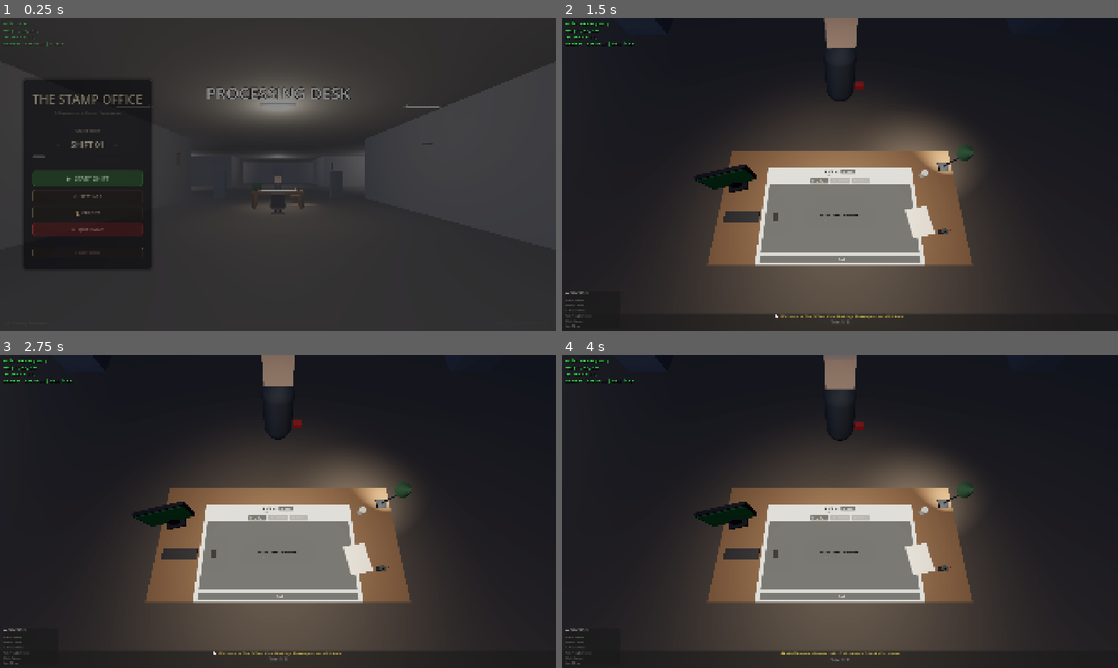
Above: before the commit, frames 1-4 (two rows, left to right).
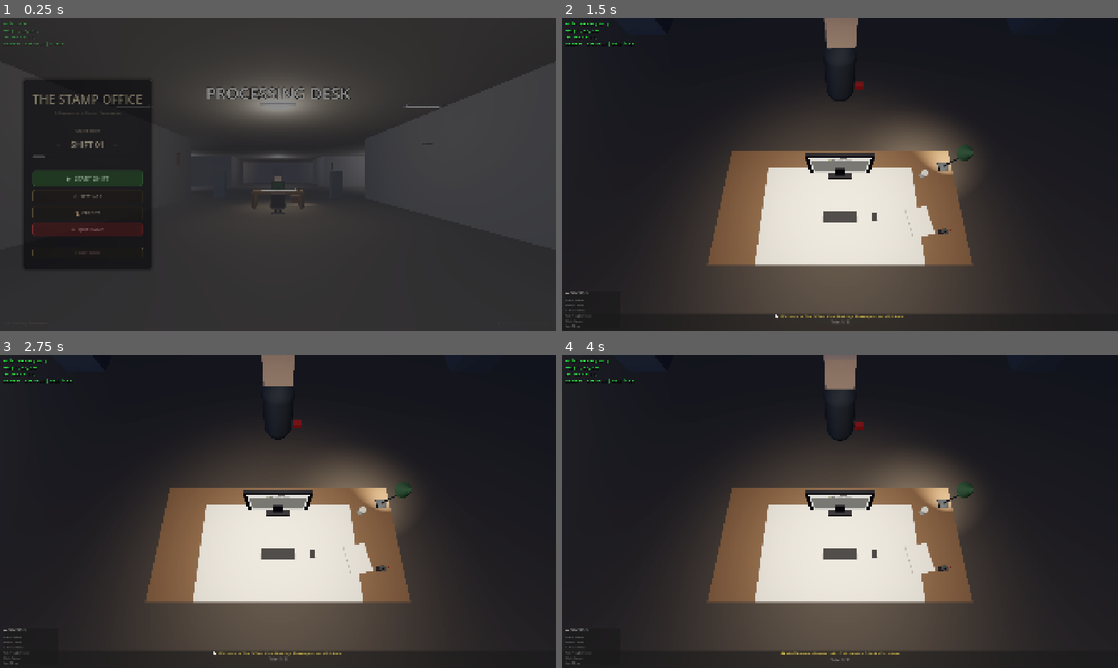
Above: after the commit, the same moments.

Repository: ThanhNguyxn/the-stamp-office
Game: Godot game, scene res://scenes/Main.tscn
The game is run twice, just before and just after one commit, with the same random seed, the same clock (stepped at 60 frames per second) and the same inputs.
Inputs (mouse positions are in pixels of both pictures, inside the frame that each line leads up to):
- Up to frame 1 (0.25 s): no input
- Up to frame 2 (1.5 s): click "▶ START SHIFT" at 0.5 s; tap Enter at 1.25 s; move the mouse to (867, 174) at 1.27 s; hold W (move_forward) from 1.28 s (still down); tap E (interact_desk) at 1.35 s
- Up to frame 3 (2.75 s): tap Space (move_jump) at 1.52, 2.27 s; move the mouse to (166, 527) at 2.02 s; release W (move_forward) at 2.03 s; hold S (move_back) from 2.03 s (still down); tap Shift (move_sprint) at 2.1 s
- Up to frame 4 (4 s): tap Space (move_jump) at 2.75, 3.77 s; move the mouse to (895, 442) at 2.77 s; release S (move_back) at 2.78 s; hold D (move_right) 2.78-3.53 s; tap Tab (toggle_cursor) at 2.85 s; tap Enter at 3.5, 3.6 s; move the mouse to (812, 574) at 3.52 s; hold W (move_forward) from 3.53 s (still down); click (812, 574) at 3.67 s

The runs differ from the first frame. In frame 1, less than 0.1% of the frame differs, in the area x 45-51%, y 52-56%; in frame 2, 8.2%, in the area x 24-65%, y 43-79%; in frame 3, 8.2%; in frame 4, 8.2%.

Commit message:
feat: Render work UI on computer monitor screen
- Change Shift.gd to find Monitor/Screen instead of PaperScreen
- Replace BoxMesh with QuadMesh for monitor screen (proper texture)
- Adjust DeskFocus to look directly at monitor
- UI now renders on the 3D computer monitor

Diff:
--- a/game/scenes/Office3D.tscn
+++ b/game/scenes/Office3D.tscn
@@ -369,16 +369,16 @@
 size = Vector3(0.4, 4, 0.4)
 
 [sub_resource type="BoxMesh" id="BoxMesh_monitor_body"]
-size = Vector3(0.45, 0.3, 0.04)
-
-[sub_resource type="BoxMesh" id="BoxMesh_monitor_screen"]
-size = Vector3(0.42, 0.27, 0.01)
+size = Vector3(0.65, 0.42, 0.04)
+
+[sub_resource type="QuadMesh" id="QuadMesh_monitor_screen"]
+size = Vector2(0.58, 0.36)
 
 [sub_resource type="BoxMesh" id="BoxMesh_monitor_stand"]
-size = Vector3(0.08, 0.15, 0.08)
+size = Vector3(0.1, 0.18, 0.1)
 
 [sub_resource type="BoxMesh" id="BoxMesh_monitor_base"]
-size = Vector3(0.2, 0.02, 0.15)
+size = Vector3(0.25, 0.02, 0.18)
 
 [sub_resource type="BoxMesh" id="BoxMesh_keyboard"]
 size = Vector3(0.35, 0.02, 0.12)
@@ -705,7 +705,7 @@
 fov = 75.0
 
 [node name="DeskFocus" type="Marker3D" parent="."]
-transform = Transform3D(1, 0, 0, 0, 0.94, 0.34, 0, -0.34, 0.94, 0, 1.35, 3.2)
+transform = Transform3D(1, 0, 0, 0, 1, 0, 0, 0, 1, 0, 1.5, 1.5)
 
 [node name="Structure" type="Node3D" parent="."]
 
@@ -977,7 +977,7 @@
 [node name="DeskProps" type="Node3D" parent="Desk"]
 
 [node name="Monitor" type="Node3D" parent="Desk/DeskProps"]
-transform = Transform3D(0.97, 0, 0.26, 0, 1, 0, -0.26, 0, 0.97, -1.1, 0.8, -0.2)
+transform = Transform3D(1, 0, 0, 0, 1, 0, 0, 0, 1, 0, 0.8, -0.35)
 
 [node name="Body" type="MeshInstance3D" parent="Desk/DeskProps/Monitor"]
 transform = Transform3D(1, 0, 0, 0, 1, 0, 0, 0, 1, 0, 0.22, 0)
@@ -985,8 +985,8 @@
 surface_material_override/0 = SubResource("Material_monitor")
 
 [node name="Screen" type="MeshInstance3D" parent="Desk/DeskProps/Monitor"]
-transform = Transform3D(1, 0, 0, 0, 1, 0, 0, 0, 1, 0, 0.22, 0.025)
-mesh = SubResource("BoxMesh_monitor_screen")
+transform = Transform3D(1, 0, 0, 0, 1, 0, 0, 0, 1, 0, 0.22, 0.022)
+mesh = SubResource("QuadMesh_monitor_screen")
 surface_material_override/0 = SubResource("Material_screen")
 
 [node name="Stand" type="MeshInstance3D" parent="Desk/DeskProps/Monitor"]
@@ -1000,12 +1000,12 @@
 surface_material_override/0 = SubResource("Material_monitor")
 
 [node name="Keyboard" type="MeshInstance3D" parent="Desk/DeskProps"]
-transform = Transform3D(1, 0, 0, 0, 1, 0, 0, 0, 1, -1.0, 0.81, 0.15)
+transform = Transform3D(1, 0, 0, 0, 1, 0, 0, 0, 1, 0, 0.81, 0.15)
 mesh = SubResource("BoxMesh_keyboard")
 surface_material_override/0 = SubResource("Material_keyboard")
 
 [node name="Mouse" type="MeshInstance3D" parent="Desk/DeskProps"]
-transform = Transform3D(1, 0, 0, 0, 1, 0, 0, 0, 1, -0.65, 0.81, 0.15)
+transform = Transform3D(1, 0, 0, 0, 1, 0, 0, 0, 1, 0.35, 0.81, 0.15)
 mesh = SubResource("BoxMesh_mouse")
 surface_material_override/0 = SubResource("Material_keyboard")
 
--- a/game/scripts/Shift.gd
+++ b/game/scripts/Shift.gd
@@ -97,9 +97,10 @@
 		if is_instance_valid(office_3d):
 			player = office_3d.find_child("Player", true, false) as CharacterBody3D
 			camera_3d = office_3d.find_child("Camera3D", true, false) as Camera3D
-			var desk = office_3d.get_node_or_null("Desk")
-			if is_instance_valid(desk):
-				paper_screen = desk.get_node_or_null("PaperScreen") as MeshInstance3D
+			# Find monitor screen to render UI on
+			var monitor = office_3d.find_child("Monitor", true, false) as Node3D
+			if is_instance_valid(monitor):
+				paper_screen = monitor.get_node_or_null("Screen") as MeshInstance3D
 				if is_instance_valid(paper_screen):
 					paper_area = paper_screen.get_node_or_null("PaperArea") as Area3D
 
